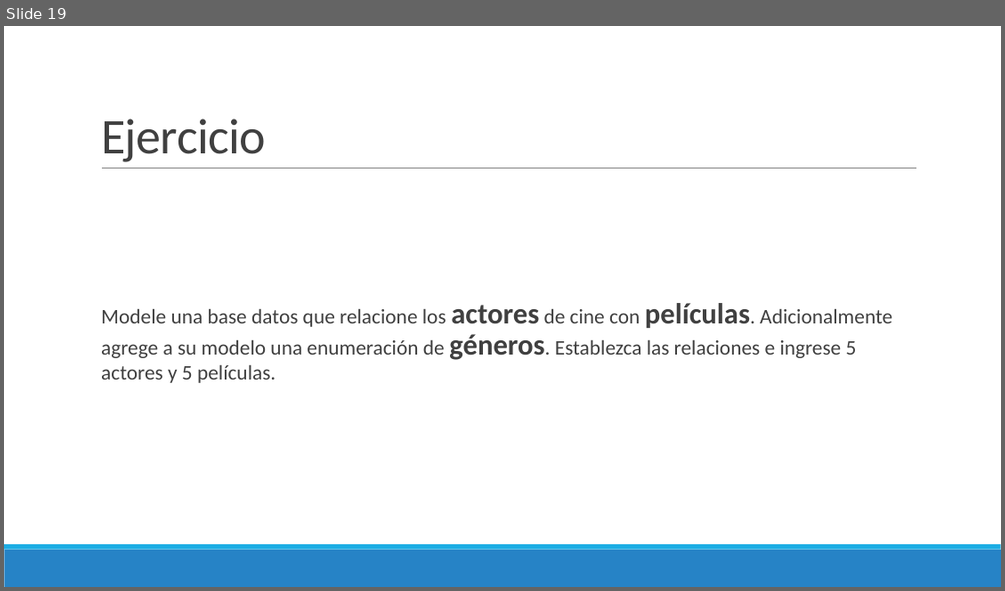
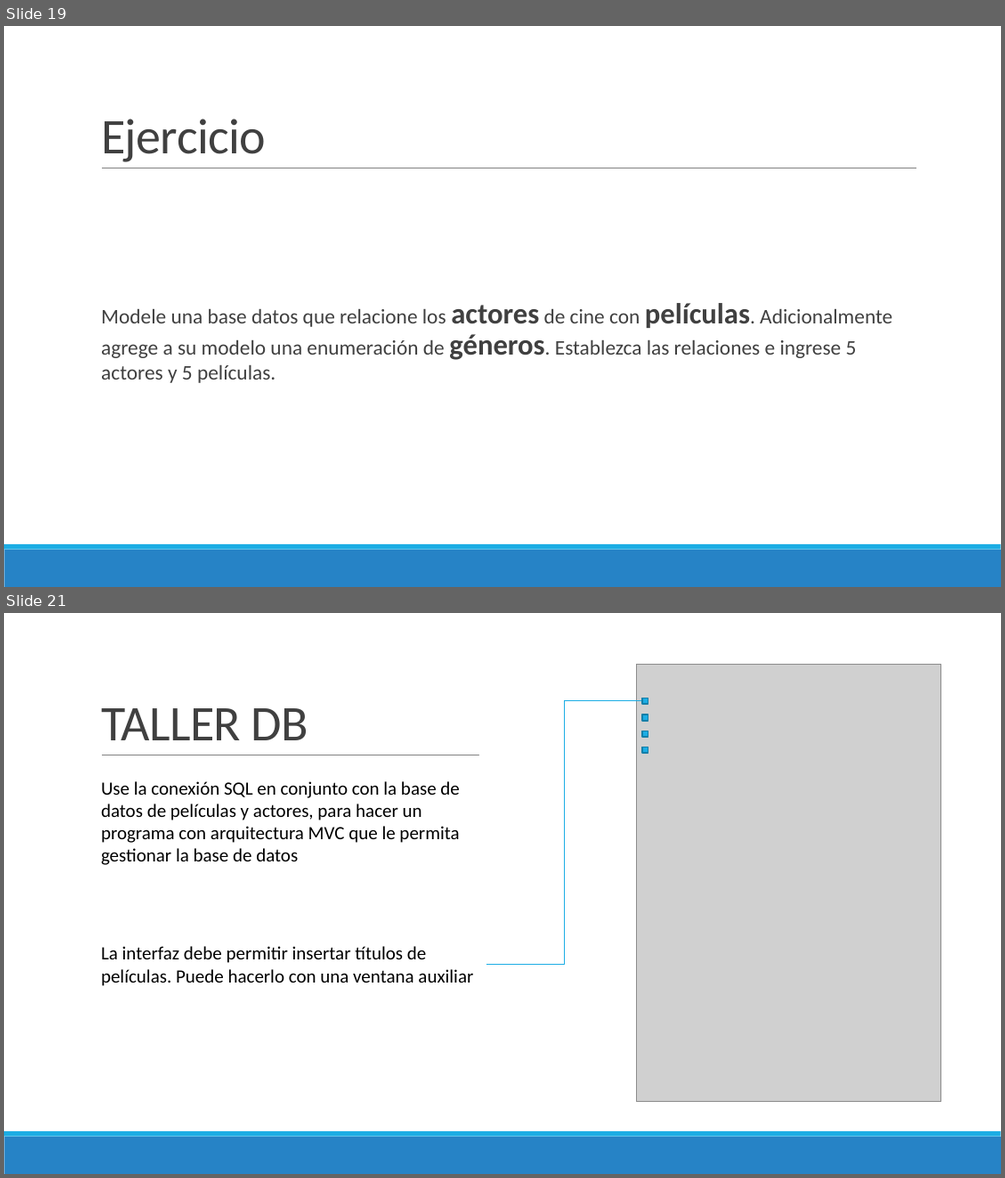
Before and after one commit to Domiciano/ProgramRed192, a slide deck: Clase10/Presentación.pptx. Shown one above the other, each under a label of ours: slide 19 before the commit, slides 19 and 21 after it; the slides between them are not shown. The pictures are 1005x591 and 1005x1178 pixels, drawn with LibreOffice and Linux fonts; fonts in the diff are those of the drawing; grey boxes stand for pictures. Boxes give left, top, right and bottom in pixels: in the first picture for what was removed or moved away, otherwise in the second. Text is boxed around its words. In the diff, an @@ line names an element or a change of style, - is before the commit and + after.

```diff
--- a/Clase10/Presentación.pptx
+++ b/Clase10/Presentación.pptx
@@ slide 21 added at (x1=4, y1=613, x2=1001, y2=1174), background #FFFFFF; not listed: 3 template elements that a slide beside it also shows @@
@@ rectangle added at (x1=479, y1=617, x2=966, y2=1120), fill #FFFFFF @@
@@ picture added at (x1=637, y1=665, x2=942, y2=1102) @@
@@ title added at (x1=101, y1=708, x2=308, y2=740), 48 pt, text #404040 @@
+TALLER DB
@@ elbow line added from (486, 965) to (642, 701), #1CADE4 1 pt @@
@@ rectangle added at (x1=642, y1=698, x2=647, y2=705), fill #1CADE4, outline #1580A9 1.25 pt @@
@@ rectangle added at (x1=642, y1=714, x2=647, y2=721), fill #1CADE4, outline #1580A9 1.25 pt @@
@@ rectangle added at (x1=642, y1=731, x2=647, y2=737), fill #1CADE4, outline #1580A9 1.25 pt @@
@@ rectangle added at (x1=642, y1=747, x2=647, y2=753), fill #1CADE4, outline #1580A9 1.25 pt @@
@@ text added at (x1=101, y1=781, x2=459, y2=865), 18 pt, text #000000 @@
+Use la conexión SQL en conjunto con la base de datos de películas y actores, para hacer un programa con arquitectura MVC que le permita gestionar la base de datos
@@ text added at (x1=101, y1=946, x2=473, y2=986), 18 pt, text #000000 @@
+La interfaz debe permitir insertar títulos de películas. Puede hacerlo con una ventana auxiliar
```
Also in this commit, not shown: 4 slides changed, 6 other slides added.
